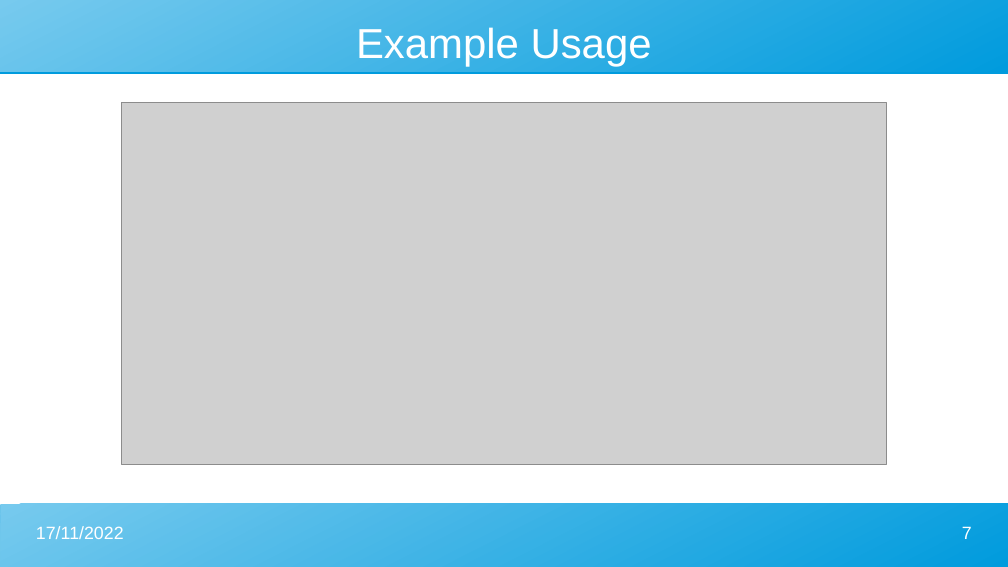
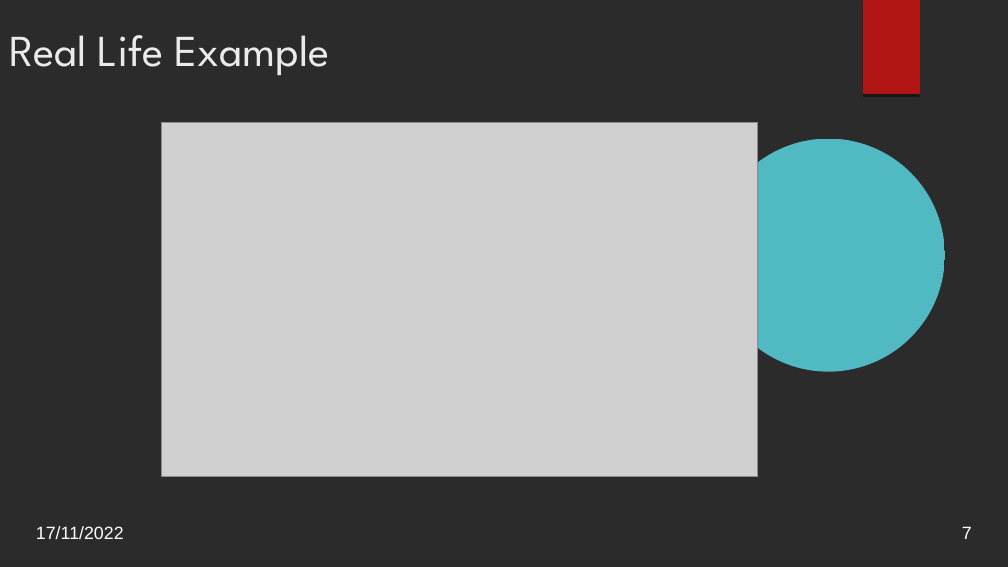
Before and after one commit to Leo-Chen-CM/Prototype-Design-Pattern, a slide deck: slide 7 of Prototype slide.odp. Drawn at 1008x567 pixels with LibreOffice and Linux fonts; fonts in the diff are those of the drawing; grey boxes stand for pictures; background and template pictures are left out; a plain dark background stands for a picture behind light text. Boxes give left, top, right and bottom in pixels: in the first picture for what was removed or moved away, otherwise in the second. Text is boxed around its words. In the diff, an @@ line names an element or a change of style, - is before the commit and + after.

```diff
--- a/Prototype slide.odp
+++ b/Prototype slide.odp
@@ background #FFFFFF to picture (left out) @@
@@ title "Real Life Example" at [9,35,329,75]: vertical alignment middle to top @@
@@ freeform shape removed at [0,0,1008,72] @@
@@ freeform shape added at [863,0,920,94], fill #B01513 @@
@@ title at [9,35,329,75]: text changed; size 33 to 34.8 pt; font Arial to League Spartan; text colour #FFFFFF to #EBEBEB @@
-Example Usage
+Real Life Example
@@ picture: place and size @@
-picture at [122,102,886,465]
+picture at [162,123,758,477]
@@ freeform shape added at [712,139,945,372], fill #50B9C1 @@
@@ freeform shape removed at [0,504,1008,567] @@
```
Also in this commit, not shown: 6 other slides changed, 3 slides added, 1 slide removed, 12 other files.
